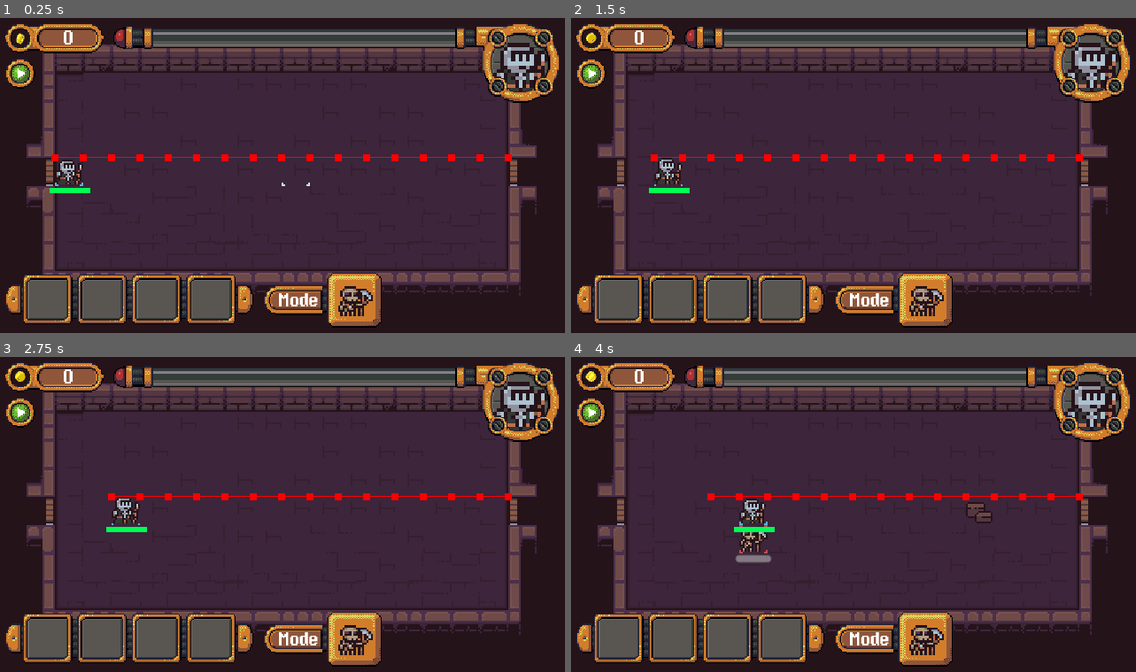
Above: before the commit, frames 1-4 (two rows, left to right).
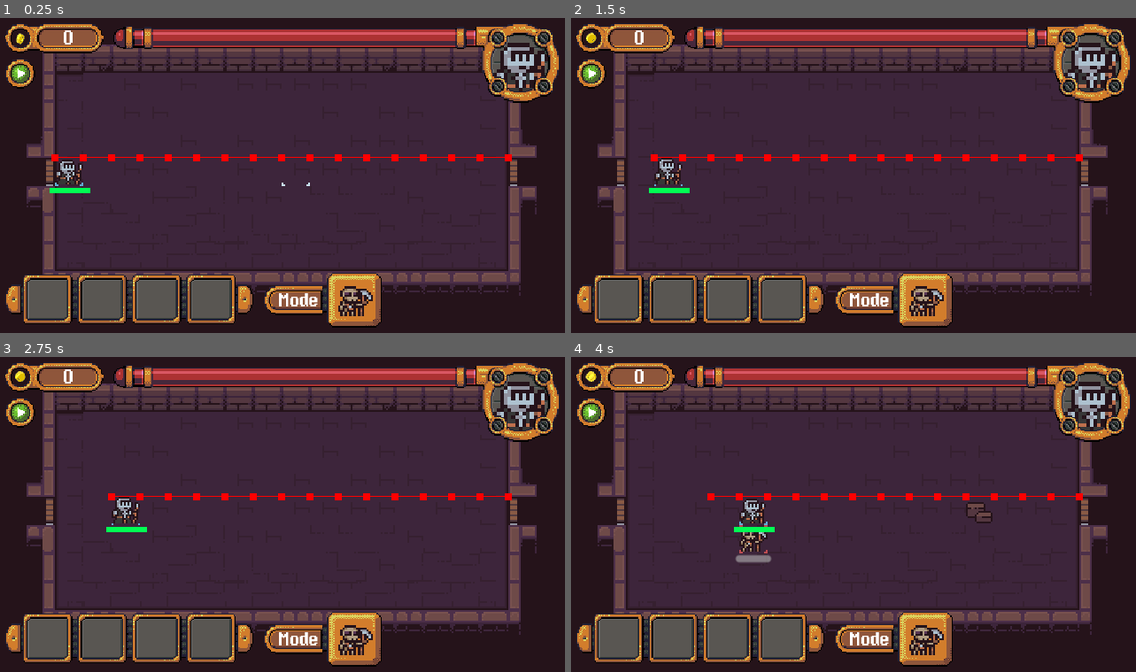
Above: after the commit, the same moments.

Repository: ThermobladeStudios/GMTK-Game-Jam-2023
Game: Godot game, scene res://main.tscn
Same seed, same stepped clock (60 frames per second), same inputs: the game is played once before the commit and once after it.
Inputs (mouse positions are in pixels of both pictures, inside the frame that each line leads up to):
- Up to frame 1 (0.25 s): no input
- Up to frame 2 (1.5 s): click (593, 74) at 0.5 s; click (593, 74) at 1.25 s
- Up to frame 3 (2.75 s): click (22, 413) at 2 s
- Up to frame 4 (4 s): move the mouse to (977, 498) at 2.77 s; tap L (Swap) at 2.85, 3.6 s; click (977, 498) at 2.92 s; move the mouse to (740, 530) at 3.52 s; click (740, 530) at 3.67 s

The runs differ from the first frame. In frame 1, 3.2% of the frame differs, in the area x 23-85%, y 3-10%; in frame 2, 3.2%; in frame 3, 3.2%; in frame 4, 3.2%.

Commit message:
Health bar changes

Diff:
--- a/Player/Player_UI.tscn
+++ b/Player/Player_UI.tscn
@@ -7,6 +7,7 @@
 [ext_resource type="FontFile" uid="uid://bdrnqn667xjif" path="res://Player/EightBitDragon.ttf" id="4_b657h"]
 [ext_resource type="Texture2D" uid="uid://i1hm8tpckt21" path="res://Player/HeroBarPortrait.png" id="6_xugri"]
 [ext_resource type="Texture2D" uid="uid://cawyjhwg76s2x" path="res://Player/Bar.png" id="7_rv6pt"]
+[ext_resource type="Texture2D" uid="uid://c82adfxbwepvp" path="res://Player/FullHealth.png" id="8_gkqq2"]
 [ext_resource type="Texture2D" uid="uid://b2scx6o8tmwra" path="res://Player/Health.png" id="8_sig73"]
 [ext_resource type="Texture2D" uid="uid://cwjic5y8anx34" path="res://Player/mode.png" id="9_eynti"]
 [ext_resource type="Texture2D" uid="uid://bla0ppycvmdoc" path="res://Player/Inventory Bar.png" id="10_hguc1"]
@@ -147,9 +148,29 @@
 offset_top = 2.0
 offset_right = 299.0
 offset_bottom = 22.0
+value = 100.0
 fill_mode = 1
 texture_under = ExtResource("7_rv6pt")
 texture_progress = ExtResource("8_sig73")
+texture_progress_offset = Vector2(-1, 3)
+
+[node name="FullHealth" type="TextureRect" parent="HeroBar"]
+layout_mode = 0
+offset_left = 15.7143
+offset_top = 5.71428
+offset_right = 55.7143
+offset_bottom = 45.7143
+texture = ExtResource("8_gkqq2")
+stretch_mode = 2
+
+[node name="EmptyHealth" type="TextureRect" parent="HeroBar"]
+layout_mode = 0
+offset_left = 284.286
+offset_top = 5.71429
+offset_right = 324.286
+offset_bottom = 45.7143
+texture = ExtResource("8_gkqq2")
+stretch_mode = 2
 
 [node name="InventoryBar" type="TextureRect" parent="."]
 layout_mode = 0
--- a/Player/interface.gd
+++ b/Player/interface.gd
@@ -3,7 +3,10 @@
 
 # Called every frame. 'delta' is the elapsed time since the previous frame.
 func _process(delta):
+	$HeroBar/FullHealth.visible = false
 	$CoinCounter/Label.text = str(Global.Coins)
 	if Input.is_action_just_pressed("Swap"):
 		$Mode/Obstacle.visible = !$Mode/Obstacle.visible
 		$Mode/Minion.visible = !$Mode/Minion.visible
+	if $HeroBar/Health.value == $HeroBar/Health.max_value:
+		$HeroBar/FullHealth.visible = true
Binary file added: Player/FullHealth.png
Not shown, added: Player/FullHealth.png.import
Binary file changed: Player/Health.png
Not shown: 1 places in Player/Player_UI.tscn that only renumber resources
